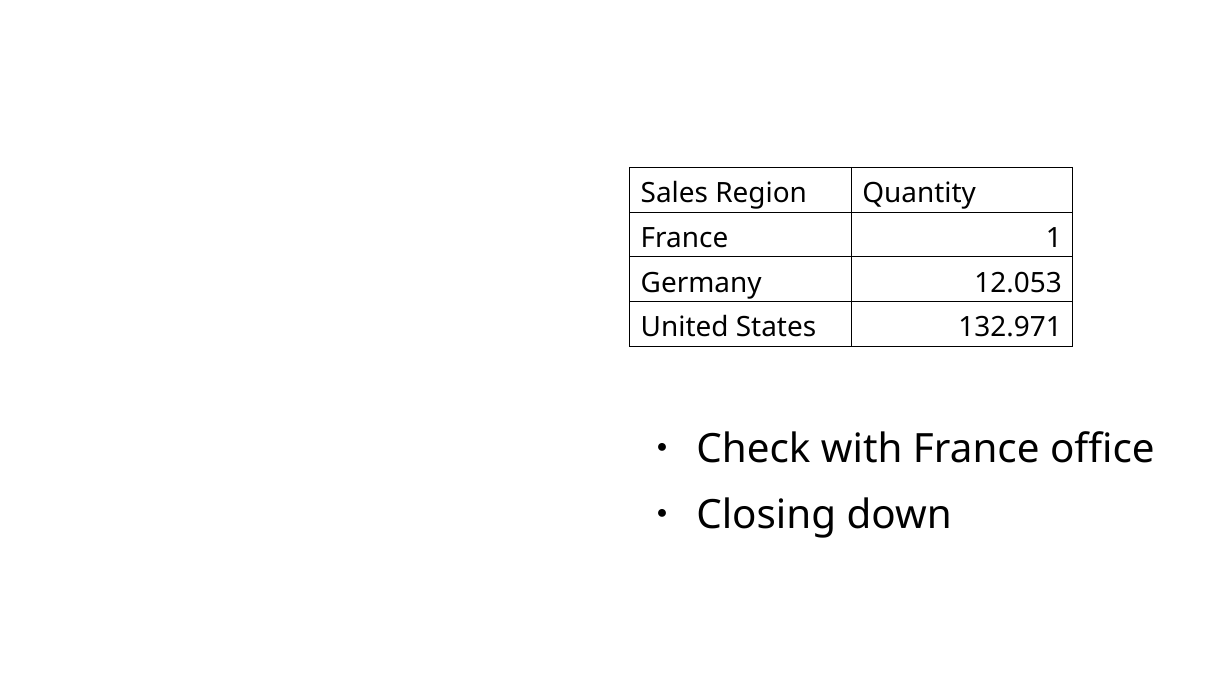
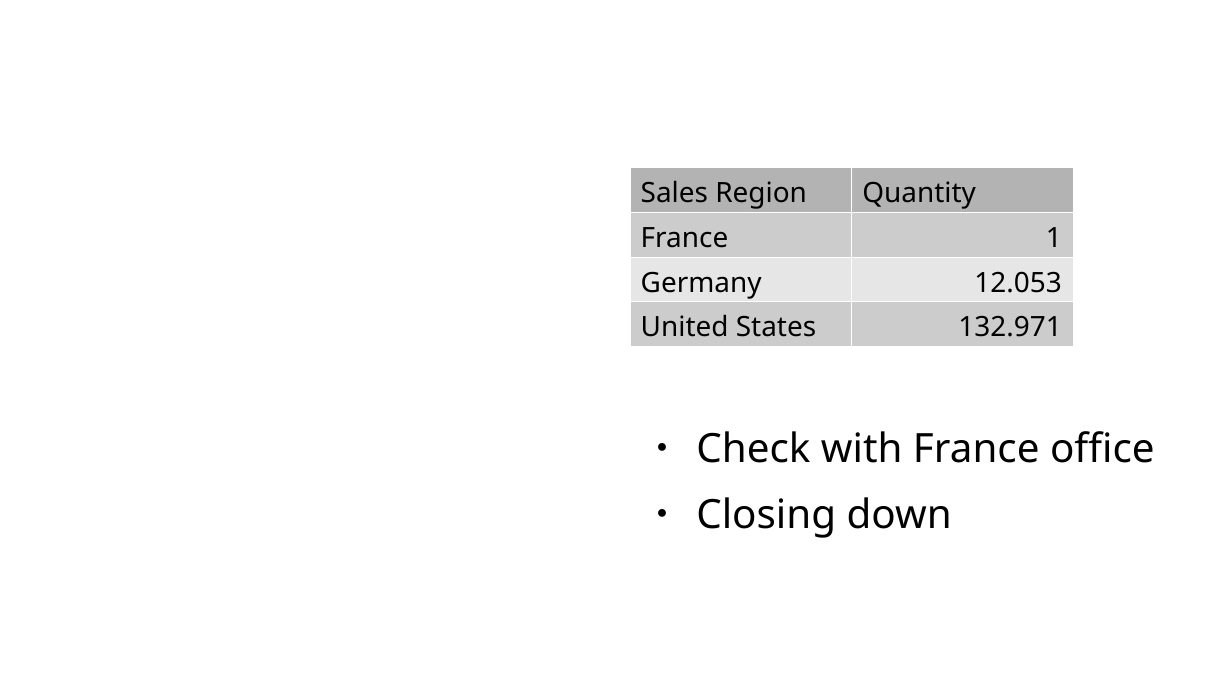
Before and after one commit to smoonem/adventure_works_task, a slide deck: slide 3 of Adventure_Works_Presentation.odp. Drawn at 1232x693 pixels with LibreOffice and Linux fonts; fonts in the diff are those of the drawing; background and template pictures are left out. Boxes give left, top, right and bottom in pixels: in the first picture for what was removed or moved away, otherwise in the second. Text is boxed around its words. In the diff, an @@ line names an element or a change of style, - is before the commit and + after.

```diff
--- a/Adventure_Works_Presentation.odp
+++ b/Adventure_Works_Presentation.odp
@@ table at <box>631,168,1073,366</box> @@
@@ fill none to #B3B3B3 in row 1 @@
@@ fill none to #CCCCCC in 4 cells @@
@@ fill none to #E6E6E6 in row 3 @@
@@ borders changed @@
```
Also in this commit, not shown: 4 other slides changed.
